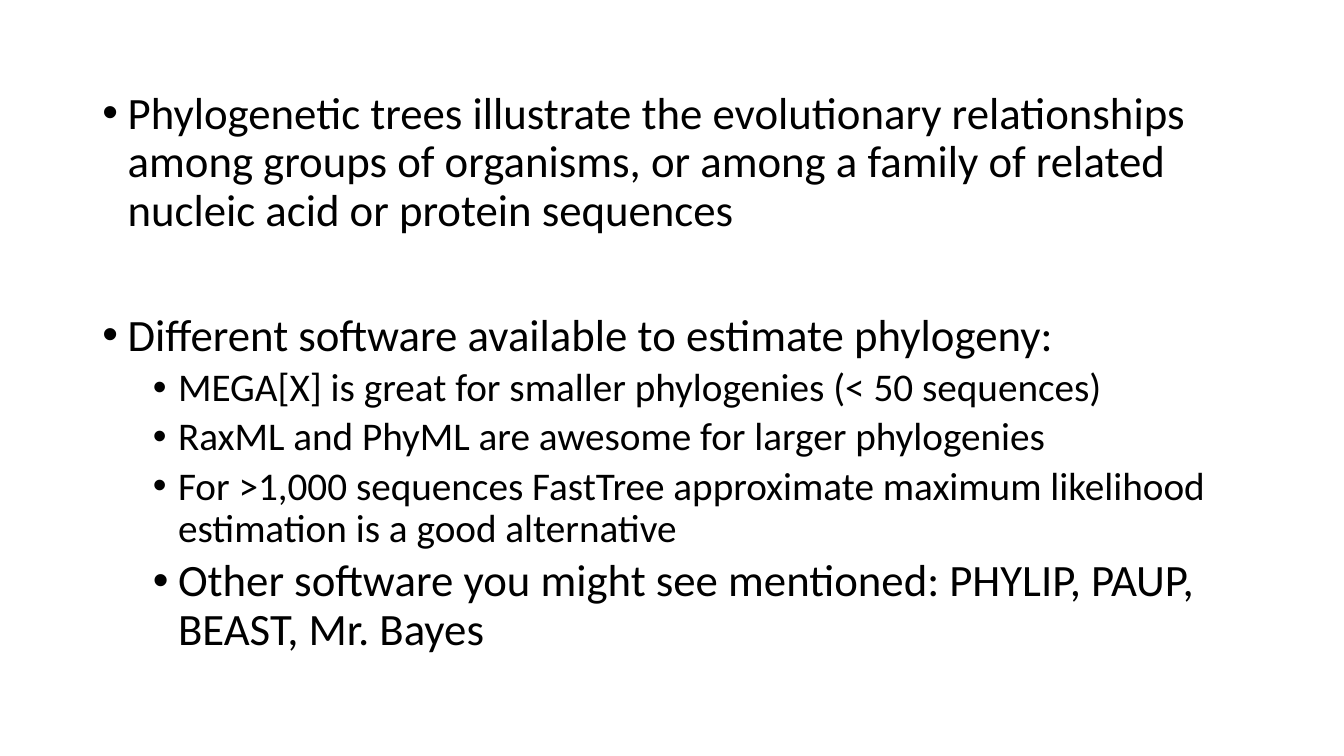
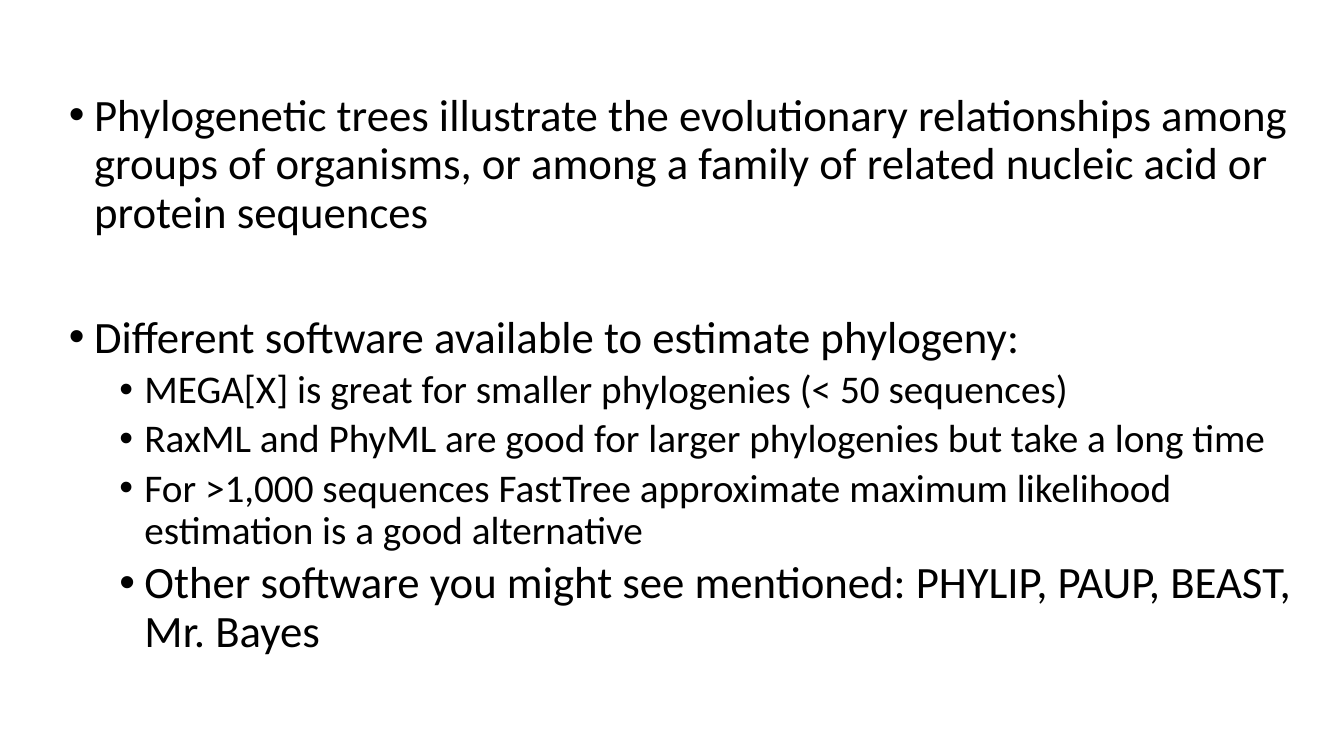
Before and after one commit to serina-robinson/TARA-thiolases, a slide deck: slide 3 of slides/20201706_phylogenetics_slides.pptx. Drawn at 1344x756 pixels with LibreOffice and Linux fonts; fonts in the diff are those of the drawing. Boxes give left, top, right and bottom in pixels: in the first picture for what was removed or moved away, otherwise in the second. Text is boxed around its words. In the diff, an @@ line names an element or a change of style, - is before the commit and + after.

```diff
--- a/slides/20201706_phylogenetics_slides.pptx
+++ b/slides/20201706_phylogenetics_slides.pptx
@@ text "Phylogenetic trees illustrate the evolutionary ...": place and size @@
-text "Phylogenetic trees illustrate the evolutionary ..." at [128, 98, 1204, 653]
+text "Phylogenetic trees illustrate the evolutionary ..." at [94, 100, 1290, 655]
@@ text at [144, 424, 1265, 459]: text changed @@
-  • RaxML and PhyML are awesome for larger phylogenies
+  • RaxML and PhyML are good for larger phylogenies but take a long time
```
Also in this commit, not shown: 4 other files.
